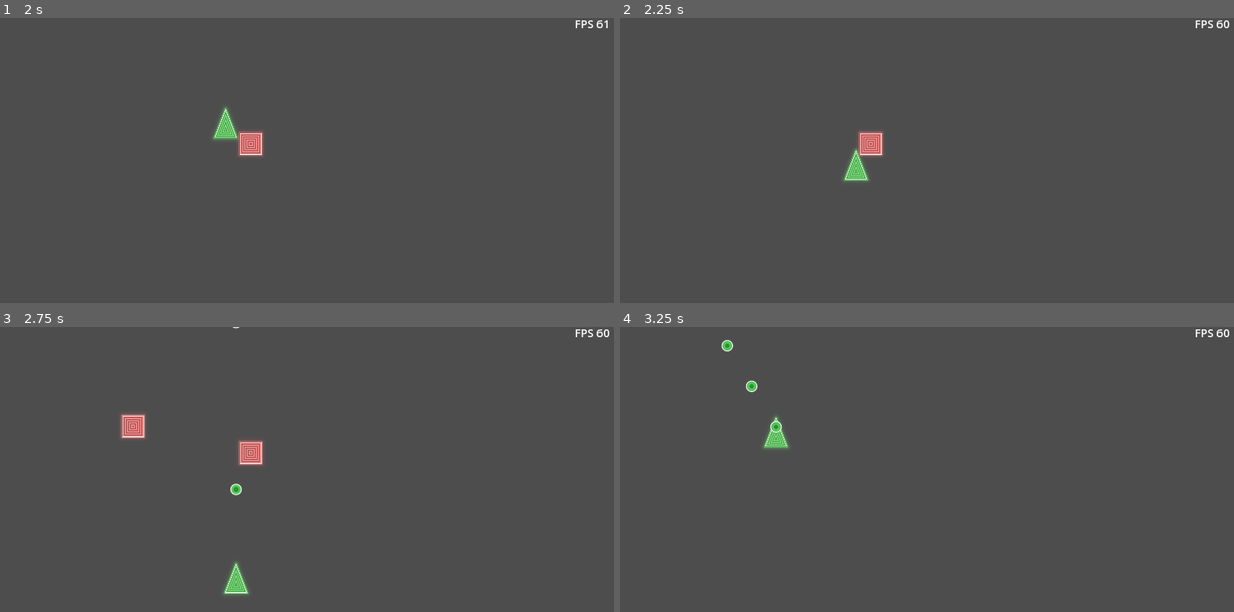
Above: before the commit, frames 1-4 (two rows, left to right).
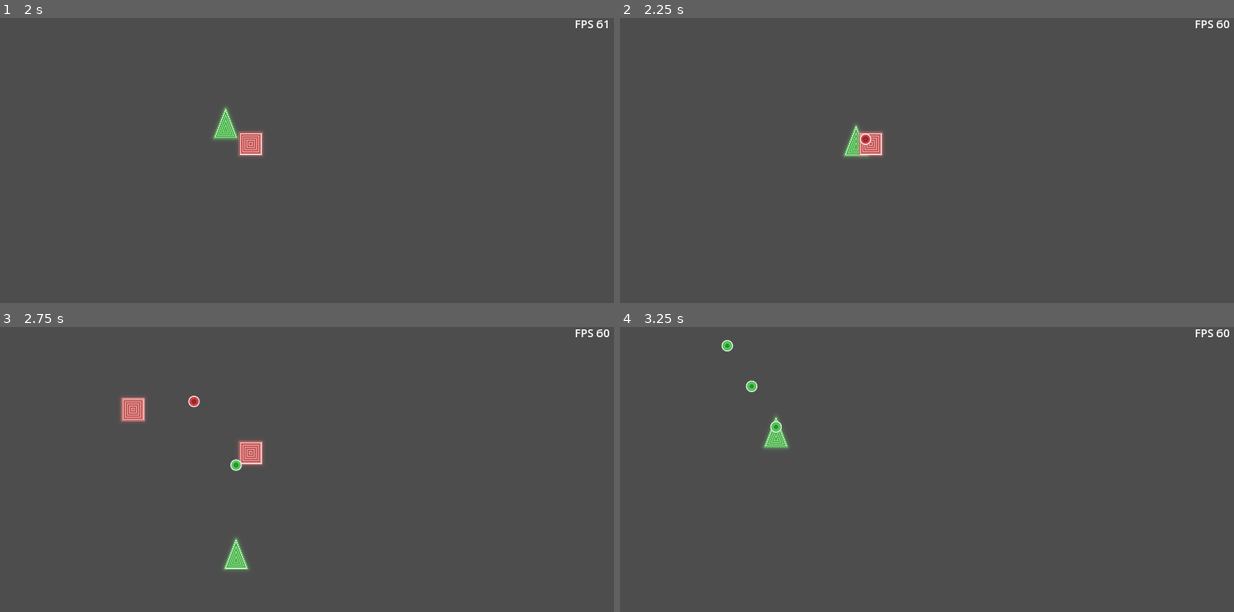
Above: after the commit, the same moments.

Repository: samsvp/godot-small-games
Game: Godot game, scene res://Scenes/main_menu.tscn
Two runs of this game, one before a commit and one after it. Both use one fixed random seed, a clock stepped at 60 frames per second and the inputs below.
Inputs:
- Up to frame 1 (2 s): click "SPACE SHOOTER" at 0.5 s; tap Enter (ui_accept) at 1.25 s; hold Right (ui_right) from 1.28 s (still down); hold Enter (ui_accept) from 1.28 s (still down)
- Up to frame 2 (2.25 s): release Right (ui_right) at 2.03 s; release Enter (ui_accept) at 2.03 s; hold Down (ui_down) from 2.03 s (still down); tap P at 2.1 s
- Up to frame 3 (2.75 s): keep holding Down (ui_down); tap Enter (ui_accept) at 2.27, 2.3, 2.57 s
- Up to frame 4 (3.25 s): release Down (ui_down) at 2.78 s; hold Right (ui_right) from 2.78 s (still down); hold Enter (ui_accept) from 2.78 s (still down); tap R at 2.85 s

Frame 1 is identical in both runs. In frame 2, 0.5% of the frame differs, in the area x 36-41%, y 37-58%; in frame 3, 1.3%, in the area x 19-41%, y 0-95%; in frame 4, nothing differs.

Commit message:
Added enemy health and hit indication

Diff:
--- a/Scenes/SpaceShooter/basic_enemy.tscn
+++ b/Scenes/SpaceShooter/basic_enemy.tscn
@@ -10,8 +10,10 @@
 size = Vector2(49, 50)
 
 [sub_resource type="ShaderMaterial" id="ShaderMaterial_wl02v"]
+resource_local_to_scene = true
 shader = ExtResource("1_kg6gc")
 shader_parameter/u_radius = 0.4
+shader_parameter/color = null
 
 [sub_resource type="ShaderMaterial" id="ShaderMaterial_4e37m"]
 shader = ExtResource("4_5klpt")
@@ -19,6 +21,8 @@
 
 [node name="BasicEnemy" type="Area2D"]
 scale = Vector2(0.6, 0.6)
+collision_layer = 3
+collision_mask = 2
 script = ExtResource("1_v40kf")
 
 [node name="CollisionShape2D" type="CollisionShape2D" parent="."]
@@ -26,6 +30,7 @@
 shape = SubResource("RectangleShape2D_1ktrs")
 
 [node name="Sprite2D" type="Sprite2D" parent="."]
+unique_name_in_owner = true
 material = SubResource("ShaderMaterial_wl02v")
 texture = ExtResource("1_lvi33")
 
@@ -41,5 +46,9 @@
 sprite_scale = 0.15
 bullet_color = Color(0.866667, 0.243137, 0.266667, 1)
 
-[connection signal="area_entered" from="." to="." method="_on_area_entered"]
+[node name="HitTimer" type="Timer" parent="."]
+unique_name_in_owner = true
+
+[connection signal="body_shape_entered" from="." to="." method="_on_body_shape_entered"]
 [connection signal="timeout" from="ShootTimer" to="." method="_on_shoot_timer_timeout"]
+[connection signal="timeout" from="HitTimer" to="." method="_on_hit_timer_timeout"]
--- a/Scenes/SpaceShooter/player.tscn
+++ b/Scenes/SpaceShooter/player.tscn
@@ -8,6 +8,7 @@
 
 [sub_resource type="ShaderMaterial" id="ShaderMaterial_icvk5"]
 shader = ExtResource("1_ar7km")
+shader_parameter/color = null
 
 [sub_resource type="ShaderMaterial" id="ShaderMaterial_378km"]
 shader = ExtResource("4_qnl0s")
@@ -20,6 +21,7 @@
 shooting_period = 0.1
 
 [node name="Sprite2D" type="Sprite2D" parent="."]
+unique_name_in_owner = true
 material = SubResource("ShaderMaterial_icvk5")
 position = Vector2(0, -1)
 texture = ExtResource("2_fe3gq")
@@ -41,5 +43,11 @@
 [node name="PBulletTimer" type="Timer" parent="."]
 unique_name_in_owner = true
 
+[node name="HitPauseTimer" type="Timer" parent="."]
+unique_name_in_owner = true
+process_mode = 3
+
+[connection signal="area_entered" from="." to="." method="_on_area_entered"]
 [connection signal="body_shape_entered" from="." to="." method="_on_body_shape_entered"]
 [connection signal="timeout" from="PBulletTimer" to="." method="_on_p_bullet_timer_timeout"]
+[connection signal="timeout" from="HitPauseTimer" to="." method="_on_hit_pause_timer_timeout"]
--- a/Scenes/SpaceShooter/space_shooter_main.tscn
+++ b/Scenes/SpaceShooter/space_shooter_main.tscn
@@ -1,10 +1,11 @@
-[gd_scene load_steps=7 format=3 uid="uid://dpct0227dtx21"]
+[gd_scene load_steps=8 format=3 uid="uid://dpct0227dtx21"]
 
 [ext_resource type="Script" path="res://Scripts/SpaceShooter/space_shooter_main.gd" id="1_8qakj"]
 [ext_resource type="PackedScene" uid="uid://danp3jjirvbv5" path="res://Scenes/SpaceShooter/player.tscn" id="1_y6e5n"]
 [ext_resource type="PackedScene" uid="uid://bhgfdhcrf3d5m" path="res://Scenes/SpaceShooter/spinner_enemy.tscn" id="3_15ira"]
 [ext_resource type="Script" path="res://Scripts/SpaceShooter/Character.gd" id="3_l7tmi"]
 [ext_resource type="PackedScene" uid="uid://b42404uct88ed" path="res://Scenes/SpaceShooter/basic_enemy.tscn" id="4_fkank"]
+[ext_resource type="Script" path="res://Scripts/SpaceShooter/Enemy.gd" id="6_065ur"]
 [ext_resource type="PackedScene" uid="uid://b0qn2h43jf3sk" path="res://Scenes/fps_counter.tscn" id="6_jdxeq"]
 
 [node name="SpaceShooterMain" type="Node2D"]
@@ -20,6 +21,9 @@
 unique_name_in_owner = true
 script = ExtResource("3_l7tmi")
 
+[node name="Enemy" type="Node2D" parent="."]
+script = ExtResource("6_065ur")
+
 [node name="BasicEnemyTimer" type="Timer" parent="."]
 unique_name_in_owner = true
 
--- a/Scenes/SpaceShooter/spinner_enemy.tscn
+++ b/Scenes/SpaceShooter/spinner_enemy.tscn
@@ -7,14 +7,18 @@
 [ext_resource type="Script" path="res://Scripts/SpaceShooter/char_bullets.gd" id="5_v73vp"]
 
 [sub_resource type="ShaderMaterial" id="ShaderMaterial_a1ef8"]
+resource_local_to_scene = true
 shader = ExtResource("1_o1bhu")
 shader_parameter/u_radius = 0.4
+shader_parameter/color = null
 
 [sub_resource type="ShaderMaterial" id="ShaderMaterial_d3nup"]
 shader = ExtResource("4_43xbu")
 shader_parameter/bullet_color = null
 
 [node name="SpinnerEnemy" type="Area2D"]
+collision_layer = 3
+collision_mask = 2
 script = ExtResource("1_i10l4")
 shooting_period = 0.1
 
@@ -22,12 +26,13 @@
 polygon = PackedVector2Array(0, -28, 9, -15, 26, -15, 18, 0, 26, 15, 9, 15, 1, 31, -8, 16, -26, 16, -17, 0, -26, -15, -9, -15)
 
 [node name="Sprite2D" type="Sprite2D" parent="."]
+unique_name_in_owner = true
 z_index = 2
 material = SubResource("ShaderMaterial_a1ef8")
 scale = Vector2(0.6, 0.6)
 texture = ExtResource("2_ub3yd")
 
-[node name="SEnemyBullets" type="Node2D" parent="."]
+[node name="EnemyBullets" type="Node2D" parent="."]
 unique_name_in_owner = true
 material = SubResource("ShaderMaterial_d3nup")
 script = ExtResource("5_v73vp")
@@ -39,4 +44,9 @@
 [node name="SBulletTimer" type="Timer" parent="."]
 unique_name_in_owner = true
 
+[node name="HitTimer" type="Timer" parent="."]
+unique_name_in_owner = true
+
+[connection signal="body_shape_entered" from="." to="." method="_on_body_shape_entered"]
 [connection signal="timeout" from="SBulletTimer" to="." method="_on_s_bullet_timer_timeout"]
+[connection signal="timeout" from="HitTimer" to="." method="_on_hit_timer_timeout"]
--- a/Scripts/SpaceShooter/Character.gd
+++ b/Scripts/SpaceShooter/Character.gd
@@ -11,9 +11,12 @@
 			).clamp(Vector2.ZERO, Manager.screen_size)
 
 
-static func take_damage(current_health: int, damage: int,
+static func take_damage(character: Node2D,
+						damage: int,
 						kill_func: Callable) -> int:
-	current_health -= damage
+	var current_health = character.current_health - damage
+	character.smaterial.set_shader_parameter("color", character.hit_color)
 	if current_health <= 0:
 		kill_func.call()
+	character.hit_timer.start(0.1)
 	return current_health
--- /dev/null
+++ b/Scripts/SpaceShooter/Enemy.gd
@@ -0,0 +1,32 @@
+extends Node2D
+
+class_name Enemy
+
+static func physics_process(enemy: Area2D):
+	if enemy.bullets.stop and enemy.bullets.bullet_array.n_bullets == 0:
+		enemy.queue_free()
+
+
+## Marks the body shape as sleeping and returns the enemy's health after
+## damage calculation
+static func on_body_shape_entered(body_rid: RID, damage: int,
+								  enemy: Area2D) -> int:
+	PhysicsServer2D.body_set_state(
+		body_rid, PhysicsServer2D.BODY_STATE_SLEEPING, true
+	)
+
+	return SpaceShooterChar.take_damage(
+		enemy,
+		damage,
+		func (): die(enemy)
+	)
+
+
+static func hit_timeout(enemy: Area2D):
+	enemy.smaterial.set_shader_parameter("color", enemy.color)
+
+
+static func die(enemy: Area2D):
+	enemy.bullets.stop = true
+	enemy.sprite2d.queue_free()
+	enemy.collision_shape2d.queue_free()
--- a/Scripts/SpaceShooter/basic_enemy.gd
+++ b/Scripts/SpaceShooter/basic_enemy.gd
@@ -6,22 +6,33 @@
 
 
 @export var initial_speed := 2
+@export var current_health = 6
+@export var color := Color(0.95, 0.5, 0.5)
+@export var hit_color := Color(1.0, 1.0, 0.2)
+
+@onready var shoot_timer := %ShootTimer
+@onready var hit_timer := %HitTimer
+@onready var bullets: CharBullet = %EnemyBullets
+@onready var sprite2d: Sprite2D = %Sprite2D
+@onready var collision_shape2d: CollisionShape2D = $CollisionShape2D
+
 var height_offset: float
 var target: Vector2
-@onready var ShootTimer := %ShootTimer
-@onready var bullets: CharBullet = %EnemyBullets
 var Player := CharacterBody2D
+@onready var smaterial: Material = %Sprite2D.material
 
 
 func _ready():
 	self.position.x = randi_range(50, Manager.screen_width - 50)
 	self.target = Vector2(self.position.x, Manager.screen_height / 2)
 	self.height_offset = randf_range(-100, 100)
-	ShootTimer.start(1)
+	self.smaterial.set_shader_parameter("color", color)
+	shoot_timer.start(1)
 
 
 # Called every frame. 'delta' is the elapsed time since the previous frame.
 func _physics_process(delta):
+	Enemy.physics_process(self)
 	if self.position.y > Manager.screen_height / 2 + height_offset:
 		return
 
@@ -33,6 +44,9 @@
 	self.bullets.shoot(self.position, target - self.position)
 
 
-func _on_area_entered(area):
-	if area.name == "Player":
-		area.take_damage(1)
+func _on_body_shape_entered(body_rid, body, body_shape_index, local_shape_index):
+	self.current_health = Enemy.on_body_shape_entered(body_rid, 1, self)
+
+
+func _on_hit_timer_timeout():
+	Enemy.hit_timeout(self)
--- a/Scripts/SpaceShooter/char_bullets.gd
+++ b/Scripts/SpaceShooter/char_bullets.gd
@@ -9,6 +9,7 @@
 @export var bullet_color: Color
 @export var collision_layer: int = 1
 var bullet_array: BulletArray
+var stop := false
 
 # Called when the node enters the scene tree for the first time.
 func _ready():
@@ -26,7 +27,8 @@
 
 
 func shoot(origin: Vector2, direction: Vector2):
-	self.bullet_array.shoot(origin, direction)
+	if not self.stop:
+		self.bullet_array.shoot(origin, direction)
 
 
 func _physics_process(delta):
--- a/Scripts/SpaceShooter/player.gd
+++ b/Scripts/SpaceShooter/player.gd
@@ -9,7 +9,16 @@
 @export var shooting_period := 0.5
 @onready var bullets: CharBullet = %PlayerBullets
 @onready var bullet_timer: Timer = %PBulletTimer
+@onready var hit_timer: Timer = %HitPauseTimer
+@export var color := Color(0.5, 0.95, 0.5)
+@export var hit_color := Color(1.0, 1.0, 1.0)
 var can_shoot := true
+var smaterial: Material
+
+
+func _ready():
+	self.smaterial = %Sprite2D.material
+	self.smaterial.set_shader_parameter("color", color)
 
 
 func _physics_process(delta):
@@ -26,10 +35,11 @@
 
 func take_damage(damage: int) -> void:
 	self.current_health = SpaceShooterChar.take_damage(
-		self.current_health,
+		self,
 		damage,
-		func(): self.visible = false
+		func(): self.visible = false,
 	)
+	get_tree().paused = true
 
 
 func _on_body_shape_entered(body_rid, body, body_shape_index, local_shape_index):
@@ -40,3 +50,12 @@
 
 func _on_p_bullet_timer_timeout():
 	self.can_shoot = true
+
+
+func _on_area_entered(area):
+	self.take_damage(1)
+
+
+func _on_hit_pause_timer_timeout():
+	get_tree().paused = false
+	%Sprite2D.material.set_shader_parameter("color", color)
--- a/Scripts/SpaceShooter/spinner_enemy.gd
+++ b/Scripts/SpaceShooter/spinner_enemy.gd
@@ -7,14 +7,23 @@
 
 @export var initial_speed := 2
 @export var shooting_period:float = 2
+@export var current_health := 3
+@export var color := Color(0.95, 0.25, 0.85)
+@export var hit_color := Color(1.0, 1.0, 0.2)
+
+@onready var bullets: CharBullet = %EnemyBullets
+@onready var shoot_timer := %SBulletTimer
+@onready var hit_timer := %HitTimer
+@onready var sprite2d: Sprite2D = %Sprite2D
+@onready var collision_shape2d: CollisionPolygon2D = $CollisionPolygon2D
+
 var height_offset: float
 var target: Vector2
 var rotation_velocity: float = 1
 var max_rot_vel: float = 2
 var Player := CharacterBody2D
 var ready_to_shoot := false
-@onready var bullets: CharBullet = %SEnemyBullets
-@onready var shoot_timer := %SBulletTimer
+@onready var smaterial: Material = %Sprite2D.material
 
 
 func _ready():
@@ -24,27 +33,24 @@
 		self.position.x,
 		randf_range(offset, Manager.screen_height - offset)
 	)
+	self.smaterial.set_shader_parameter("color", color)
 
 
 # Called every frame. 'delta' is the elapsed time since the previous frame.
 func _physics_process(delta):
+	Enemy.physics_process(self)
 	self.rotation += delta * self.rotation_velocity
 
 	if self.position.y >= target.y - 2:
-		if not self.ready_to_shoot:
-			ready_to_shoot = true
-			self.shoot_timer.start(self.shooting_period)
-		return
+		if self.ready_to_shoot:
+			return
+		ready_to_shoot = true
+		self.shoot_timer.start(self.shooting_period)
 
 	self.position = self.position.lerp(target, delta * initial_speed)
 	self.rotation_velocity = lerpf(
 		self.rotation_velocity, max_rot_vel, self.position.y / target.y
 	)
-
-
-func _on_body_entered(body):
-	if body.name == "Player":
-		body.take_damage(1)
 
 
 func _on_s_bullet_timer_timeout():
@@ -55,3 +61,11 @@
 			Vector2.RIGHT.rotated(self.rotation + i * rot_offset))
 
 	self.shoot_timer.start(self.shooting_period)
+
+
+func _on_body_shape_entered(body_rid, body, body_shape_index, local_shape_index):
+	self.current_health = Enemy.on_body_shape_entered(body_rid, 1, self)
+
+
+func _on_hit_timer_timeout():
+	Enemy.hit_timeout(self)
--- a/Shaders/SpaceShooter/Player.gdshader
+++ b/Shaders/SpaceShooter/Player.gdshader
@@ -1,5 +1,6 @@
 shader_type canvas_item;
 
+uniform vec3 color;
 
 float sdf_triangle_iso( in vec2 p, in vec2 q )
 {
@@ -25,7 +26,7 @@
 
 	float d = sdf_triangle_iso( uv, vec2(0.5, 1.3) );
 	float alpha = pow(1.0 - d, 15.0);
-	vec3 col = vec3(0.5, 0.95, 0.5);
+	vec3 col = color;
 	col *= 0.8 + 0.2 * cos(80.0 * d + TIME);
 	col = mix( col, vec3(1.0), 1.0-smoothstep(0.0,0.02,abs(d)) );
 
--- a/Shaders/SpaceShooter/basic_enemy.gdshader
+++ b/Shaders/SpaceShooter/basic_enemy.gdshader
@@ -1,6 +1,7 @@
 shader_type canvas_item;
 
 uniform float u_radius = 0.4;
+uniform vec3 color;
 
 float sdf_box(float radius, vec2 p)
 {
@@ -18,7 +19,7 @@
 
 	float d = sdf_box(u_radius, uv);
 	float alpha = pow(1.0 - d, 20.0);
-	vec3 col = vec3(0.95, 0.5, 0.5);
+	vec3 col = color;
 	col *= 0.9 + 0.3 * cos(80.0 * d + TIME);
 	col = mix( col, vec3(1.0), 1.0-smoothstep(0.0,0.02,abs(d)) );
 
--- a/Shaders/SpaceShooter/hexagram.gdshader
+++ b/Shaders/SpaceShooter/hexagram.gdshader
@@ -1,6 +1,7 @@
 shader_type canvas_item;
 
 uniform float u_radius = 0.4;
+uniform vec3 color;
 
 float sdf_hexagram(vec2 p, in float r)
 {
@@ -20,7 +21,7 @@
 
 	float d = sdf_hexagram(uv, u_radius);
 	float alpha = pow(1.0 - d, 10.0);
-	vec3 col = vec3(0.95, 0.25, 0.85);
+	vec3 col = color;
 	col *= 0.9 + 0.3 * cos(80.0 * d + TIME);
 	col = mix( col, vec3(1.0), 1.0-smoothstep(0.0,0.02,abs(d)) );
 
--- a/project.godot
+++ b/project.godot
@@ -24,6 +24,7 @@
 window/size/viewport_width=900
 window/size/viewport_height=500
 window/stretch/mode="canvas_items"
+window/vsync/vsync_mode=0
 
 [rendering]
 
